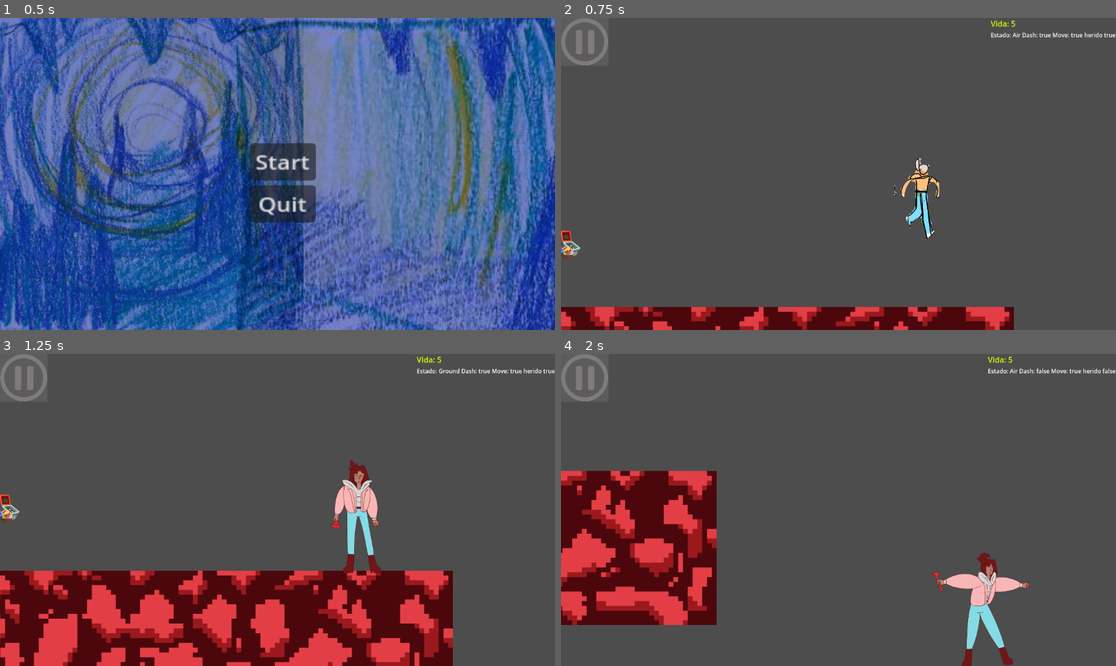
Above: before the commit, frames 1-4 (two rows, left to right).
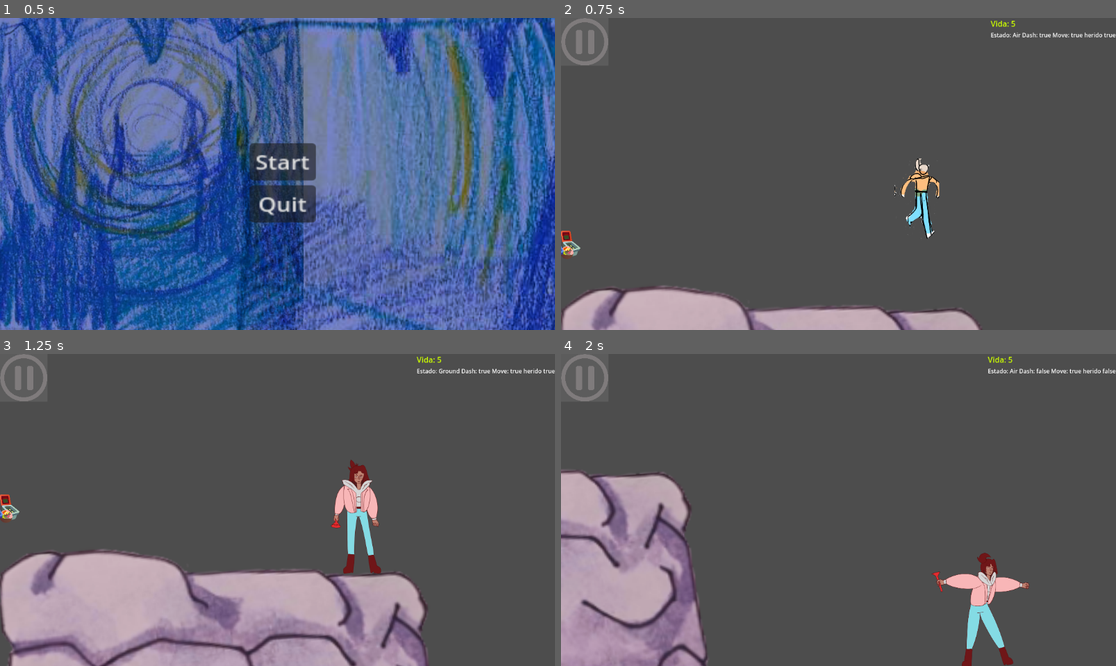
Above: after the commit, the same moments.

Repository: GuillermoC66/Interna
Game: Godot game, scene res://ESCENAS/StartMenu.tscn
Same seed, same stepped clock (60 frames per second), same inputs: the game is played once before the commit and once after it.
Inputs:
- Up to frame 1 (0.5 s): no input
- Up to frame 2 (0.75 s): click "Start" at 0.5 s
- Up to frame 3 (1.25 s): no input
- Up to frame 4 (2 s): hold Right (ui_right) from 1.28 s (still down); hold X (dash) from 1.28 s (still down); tap Space (ui_select) at 1.52 s

Frame 1 is identical in both runs. In frame 2, 7.5% of the frame differs, in the area x 0-82%, y 85-100%; in frame 3, 26%, in the area x 0-82%, y 62-100%; in frame 4, 17%.

Commit message:
Plantas, plataformas y raices
Diablo loko

Diff:
--- a/ESCENAS/PRIMERPISO.tscn
+++ b/ESCENAS/PRIMERPISO.tscn
@@ -1,6 +1,6 @@
 [gd_scene load_steps=4 format=3 uid="uid://db0o73xiuq118"]
 
-[ext_resource type="Texture2D" uid="uid://djtyiu15jbfs6" path="res://TEXTURAS/BGS/2023-10-16.png" id="1_kyvun"]
+[ext_resource type="Texture2D" uid="uid://dfh4j3oofnukq" path="res://TEXTURAS/ENVIRONMENT/FOREGROUND/Plataforma/Piso/2024-05-30 Centro.png" id="1_auajy"]
 
 [sub_resource type="QuadMesh" id="QuadMesh_w8gh2"]
 
@@ -10,10 +10,11 @@
 [node name="StaticBody2D" type="StaticBody2D"]
 
 [node name="MeshInstance2D" type="MeshInstance2D" parent="."]
-position = Vector2(484, 1117)
-scale = Vector2(960, -320)
+position = Vector2(482, 1253)
+rotation = -0.0837758
+scale = Vector2(960, -960)
 mesh = SubResource("QuadMesh_w8gh2")
-texture = ExtResource("1_kyvun")
+texture = ExtResource("1_auajy")
 
 [node name="CollisionShape2D" type="CollisionShape2D" parent="."]
 position = Vector2(483.001, 1117.5)
--- a/ESCENAS/elmundo.tscn
+++ b/ESCENAS/elmundo.tscn
@@ -31,6 +31,7 @@
 scale = Vector2(0.795, 0.78)
 
 [node name="MeshInstance2D3" parent="plataformas test" instance=ExtResource("4_qggcf")]
+texture_repeat = 2
 position = Vector2(-4969, 258)
 scale = Vector2(5, 1.5)
 
Binary file added: TEXTURAS/ENVIRONMENT/FOREGROUND/Plataforma/Con planta/2024-05-31 Float 01 con planta.png
Not shown, added: TEXTURAS/ENVIRONMENT/FOREGROUND/Plataforma/Con planta/2024-05-31 Float 01 con planta.png.import
Binary file added: TEXTURAS/ENVIRONMENT/FOREGROUND/Plataforma/Con planta/2024-05-31 Float 02 con planta.png
Not shown, added: TEXTURAS/ENVIRONMENT/FOREGROUND/Plataforma/Con planta/2024-05-31 Float 02 con planta.png.import
Binary file added: TEXTURAS/ENVIRONMENT/FOREGROUND/Plataforma/Con planta/2024-05-31 extremo 01 con planta.png
Not shown, added: TEXTURAS/ENVIRONMENT/FOREGROUND/Plataforma/Con planta/2024-05-31 extremo 01 con planta.png.import
Binary file added: TEXTURAS/ENVIRONMENT/FOREGROUND/Plataforma/Con planta/2024-05-31 medio con planta.png
Not shown, added: TEXTURAS/ENVIRONMENT/FOREGROUND/Plataforma/Con planta/2024-05-31 medio con planta.png.import
Binary file changed: TEXTURAS/ENVIRONMENT/FOREGROUND/Plataforma/Piso/2024-05-30 Centro.png
Not shown, changed: TEXTURAS/ENVIRONMENT/FOREGROUND/Plataforma/Piso/2024-05-30 Centro.png.import
Binary file changed: TEXTURAS/ENVIRONMENT/FOREGROUND/Plataforma/Piso/2024-05-30 Escalera.png
Not shown, changed: TEXTURAS/ENVIRONMENT/FOREGROUND/Plataforma/Piso/2024-05-30 Escalera.png.import
(and 18 more such lines)
